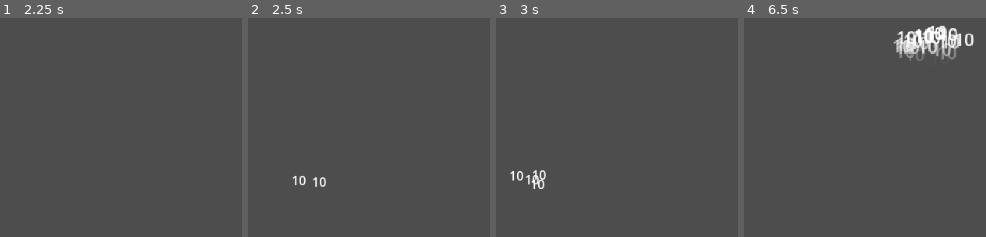
Above: before the commit, frames 1-4 (left to right).
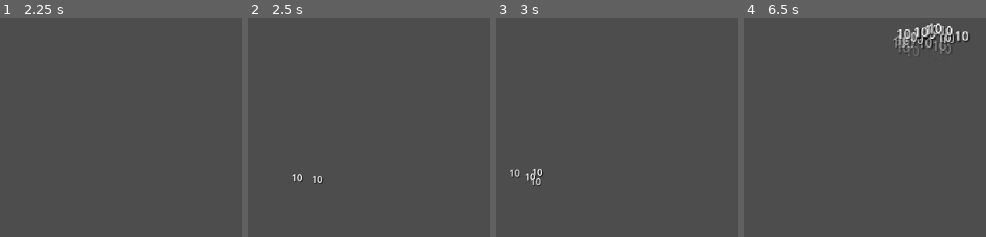
Above: after the commit, the same moments.

Repository: WILL-JKI/SurvivorLike
Game: Godot game, scene res://DebugLevel.tscn
Same seed, same stepped clock (60 frames per second), same inputs: the game is played once before the commit and once after it.
Inputs:
- Up to frame 1 (2.25 s): tap Enter (ui_accept) at 0.5, 0.77, 1.25, 1.52, 2 s; hold D (move_right) 0.53-1.28 s; hold S (move_down) 1.28-2.03 s; hold D (move_right) from 2.03 s (still down)
- Up to frame 2 (2.5 s): keep holding D (move_right)
- Up to frame 3 (3 s): release D (move_right) at 2.78 s; hold W (move_up) from 2.78 s (still down)
- Up to frame 4 (6.5 s): tap Enter (ui_accept) at 3.02, 3.77, 4.25, 4.52, 6.02 s; release W (move_up) at 3.53 s; hold A (move_left) 3.53-5.03 s; hold S (move_down) 5.03-5.78 s; hold D (move_right) from 5.78 s (still down)

Frame 1 is identical in both runs. In frame 2, 0.4% of the frame differs, in the area x 18-33%, y 71-78%; in frame 3, 0.6%; in frame 4, 3.2%, in the area x 61-96%, y 2-20%.

Commit message:
feat: implementa sistema de gerenciamento de fontes
SISTEMA DE FONTES:
- Cria FontManager.gd como singleton para gerenciar fontes globalmente
- Configurado como AutoLoad para acesso em todo o projeto
- Suporte para fontes personalizadas com fallback automático
- Funções helper para aplicar fontes pixel art e UI

MELHORIAS NO DAMAGE NUMBER:
- Adiciona outline preto para melhor legibilidade
- Sombra sutil para profundidade visual
- Tamanhos diferenciados por tipo de dano
- Integração com FontManager para consistência

DOCUMENTAÇÃO:
- README completo em Assets/Fonts/ com instruções
- Lista de fontes recomendadas para pixel art
- Exemplos de configuração e uso
- Configurações importantes para pixel perfect

CONFIGURAÇÃO GLOBAL:
- GameTheme.tres para tema personalizado
- Configuração no project.godot para tema global
- Sistema extensível para futuras fontes

COMO USAR:
1. Adicione arquivos .ttf em Assets/Fonts/
2. FontManager detecta e carrega automaticamente
3. Use FontManager.apply_pixel_font() para aplicar
4. Ou configure tema global no GameTheme.tres

Diff:
--- a/_Core/DamageNumber.gd
+++ b/_Core/DamageNumber.gd
@@ -18,8 +18,23 @@
 	# Movimento inicial aleatório para cima
 	velocity = Vector2(randf_range(-20, 20), -float_speed)
 
-	# Configurar fonte e tamanho
-	add_theme_font_size_override("font_size", 16)
+	# Configurar fonte pixel art
+	setup_pixel_font()
+
+func setup_pixel_font():
+	# Usar FontManager se disponível
+	if FontManager:
+		FontManager.apply_pixel_font(self, 12)
+	else:
+		# Fallback manual
+		add_theme_font_size_override("font_size", 12)
+		add_theme_color_override("font_outline_color", Color.BLACK)
+		add_theme_constant_override("outline_size", 1)
+
+	# Configurar sombra
+	add_theme_color_override("font_shadow_color", Color(0, 0, 0, 0.5))
+	add_theme_constant_override("shadow_offset_x", 1)
+	add_theme_constant_override("shadow_offset_y", 1)
 
 func _process(delta):
 	# Atualizar posição
@@ -52,9 +67,13 @@
 			modulate = Color.GREEN
 		"critical":
 			modulate = Color.YELLOW
-			add_theme_font_size_override("font_size", 20)
+			add_theme_font_size_override("font_size", 16)
+			# Outline mais forte para críticos
+			add_theme_constant_override("outline_size", 2)
 		"boss":
 			modulate = Color.RED
-			add_theme_font_size_override("font_size", 18)
+			add_theme_font_size_override("font_size", 14)
+			# Outline vermelho para boss
+			add_theme_color_override("font_outline_color", Color.DARK_RED)
 		_:
 			modulate = Color.WHITE
--- /dev/null
+++ b/_Core/FontManager.gd
@@ -0,0 +1,69 @@
+extends Node
+# Gerenciador global de fontes para o jogo
+
+# Singleton para gerenciar fontes do jogo
+# Adicione este script como AutoLoad no projeto
+
+var default_font: Font
+var pixel_font: Font
+var ui_font: Font
+
+func _ready():
+	setup_fonts()
+
+func setup_fonts():
+	# Configurar fonte padrão do sistema (fallback)
+	default_font = ThemeDB.fallback_font
+
+	# Tentar carregar fontes personalizadas
+	if ResourceLoader.exists("res://Assets/Fonts/PixelFont.ttf"):
+		pixel_font = load("res://Assets/Fonts/PixelFont.ttf")
+		print("FontManager: Fonte pixel personalizada carregada")
+	else:
+		# Usar fonte padrão com configurações pixel art
+		pixel_font = default_font
+		print("FontManager: Usando fonte padrão para pixel art")
+
+	if ResourceLoader.exists("res://Assets/Fonts/UIFont.ttf"):
+		ui_font = load("res://Assets/Fonts/UIFont.ttf")
+		print("FontManager: Fonte UI personalizada carregada")
+	else:
+		ui_font = default_font
+		print("FontManager: Usando fonte padrão para UI")
+
+	print("FontManager: Fontes configuradas")
+
+# Função para aplicar fonte pixel art a um Label
+func apply_pixel_font(label: Label, size: int = 12):
+	if pixel_font:
+		label.add_theme_font_override("font", pixel_font)
+
+	label.add_theme_font_size_override("font_size", size)
+
+	# Configurações para pixel art
+	label.add_theme_color_override("font_outline_color", Color.BLACK)
+	label.add_theme_constant_override("outline_size", 1)
+
+# Função para aplicar fonte de UI
+func apply_ui_font(control: Control, size: int = 14):
+	if ui_font:
+		control.add_theme_font_override("font", ui_font)
+
+	control.add_theme_font_size_override("font_size", size)
+
+# Função para criar tema personalizado
+func create_pixel_theme() -> Theme:
+	var theme = Theme.new()
+
+	# Configurar fonte padrão
+	if pixel_font:
+		theme.default_font = pixel_font
+
+	theme.default_font_size = 12
+
+	# Configurações para Labels
+	theme.set_color("font_color", "Label", Color.WHITE)
+	theme.set_color("font_outline_color", "Label", Color.BLACK)
+	theme.set_constant("outline_size", "Label", 1)
+
+	return theme
--- /dev/null
+++ b/_Core/GameTheme.tres
@@ -0,0 +1,3 @@
+[gd_resource type="Theme" format=3]
+
+[resource]
--- a/project.godot
+++ b/project.godot
@@ -22,6 +22,10 @@
 window/size/mode=2
 window/stretch/mode="viewport"
 
+[autoload]
+
+FontManager="*res://_Core/FontManager.gd"
+
 [input]
 
 move_up={
@@ -45,6 +49,10 @@
 ]
 }
 
+[gui]
+
+theme/custom="res://_Core/GameTheme.tres"
+
 [rendering]
 
 textures/canvas_textures/default_texture_filter=0
Binary file added: Assets/Fonts/Gamer.ttf
Not shown, added: Assets/Fonts/Gamer.ttf.import
Not shown, added: Assets/Fonts/README.md
